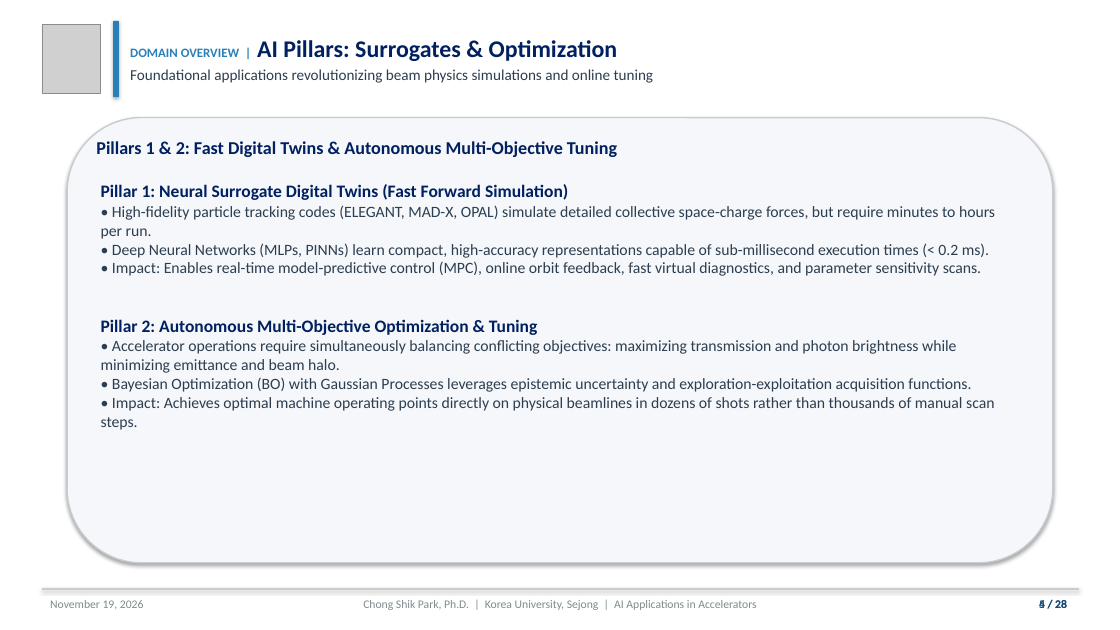
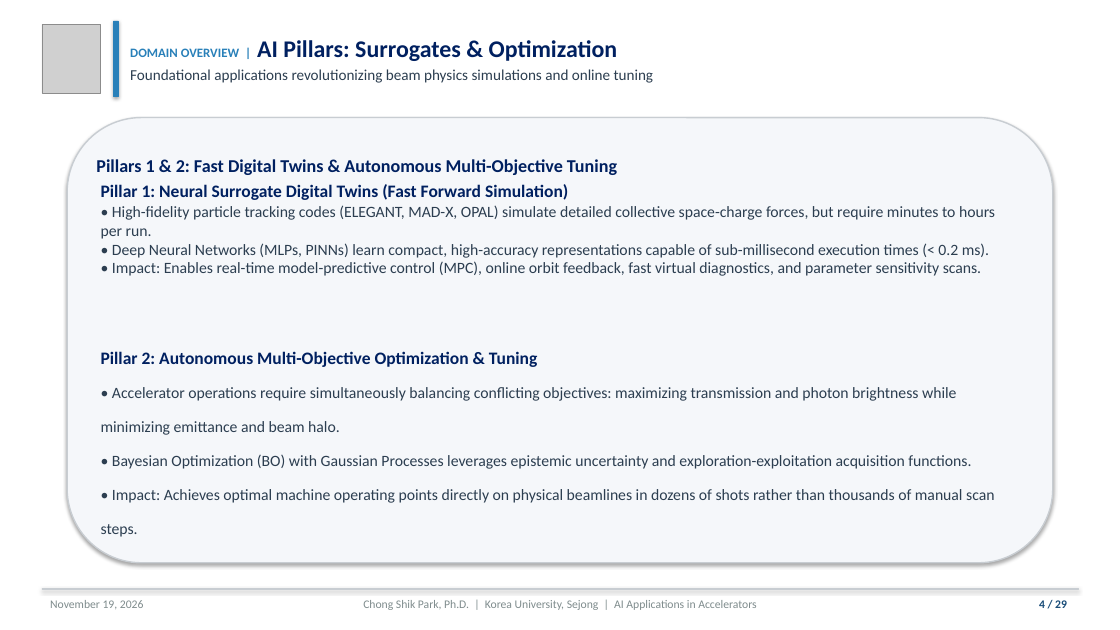
Before and after one commit to cspark7701/ai4acc-mini-hackathon, a slide deck: slide 4 of presentations/Lecture_1_AI_ML_Foundations_and_Control.pptx. Drawn at 1120x630 pixels with LibreOffice and Linux fonts; fonts in the diff are those of the drawing; grey boxes stand for pictures. Boxes give left, top, right and bottom in pixels: in the first picture for what was removed or moved away, otherwise in the second. Text is boxed around its words. In the diff, an @@ line names an element or a change of style, - is before the commit and + after.

```diff
--- a/presentations/Lecture_1_AI_ML_Foundations_and_Control.pptx
+++ b/presentations/Lecture_1_AI_ML_Foundations_and_Control.pptx
@@ text "Pillars 1 & 2: Fast ..." at [96, 159, 617, 175]: line spacing 1 to 1.8 @@
@@ text "Pillar 1: Neural Surrogate Digital ..." at [101, 184, 995, 537]: line spacing 1 to 1.8 @@
@@ text at [1039, 600, 1067, 608]: text changed @@
-4 / 28
+4 / 29
@@ text removed at [1039, 600, 1067, 608] @@
-5 / 28
```
Also in this commit, not shown: 27 other slides changed, 1 slide added, 10 other files.
